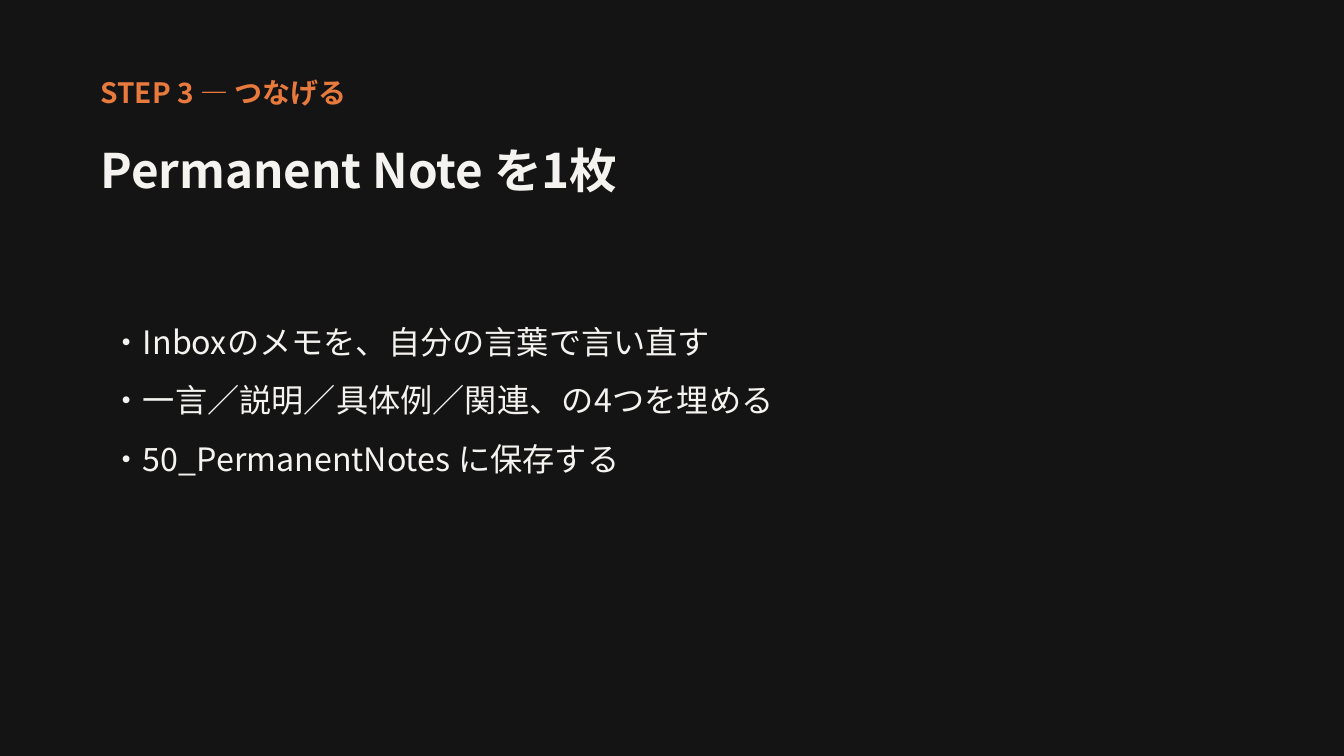
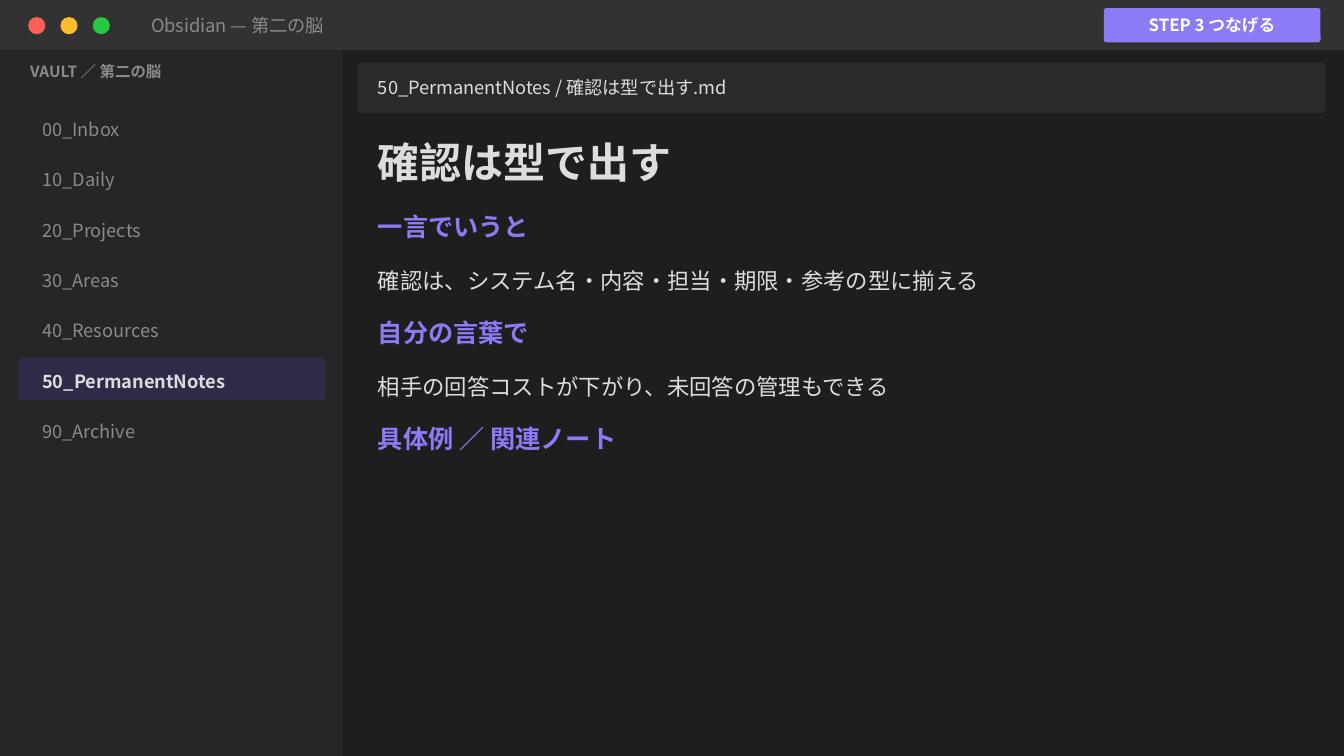
Before and after one commit to pi-poninc/e-learinging, a slide deck: slide 4 of content/47-sb-demo/slides.pptx. Drawn at 1344x756 pixels with LibreOffice and Linux fonts; fonts in the diff are those of the drawing. Boxes give left, top, right and bottom in pixels: in the first picture for what was removed or moved away, otherwise in the second. Text is boxed around its words. In the diff, an @@ line names an element or a change of style, - is before the commit and + after.

```diff
--- a/content/47-sb-demo/slides.pptx
+++ b/content/47-sb-demo/slides.pptx
@@ rectangle at box(0, 0, 1344, 756): fill #141414 to #1E1E1E @@
@@ rectangle added at box(0, 0, 1344, 50), fill #323232 @@
@@ ellipse added at box(28, 17, 45, 34), fill #FF5F56 @@
@@ ellipse added at box(60, 17, 78, 34), fill #FFBD2E @@
@@ ellipse added at box(93, 17, 110, 34), fill #27C93F @@
@@ text added at box(151, 17, 324, 33), 13 pt, text #8A8A8A @@
+Obsidian — 第二の脳
@@ rounded rectangle "STEP 3 つなげる": place and size @@
-rounded rectangle "STEP 3 つなげる" at box(101, 79, 347, 106)
+rounded rectangle "STEP 3 つなげる" at box(1104, 8, 1321, 42)
@@ rounded rectangle "STEP 3 つなげる" at box(1104, 8, 1321, 42): vertical alignment top to middle; fill none to #8B7CF6 @@
@@ text in rounded rectangle at box(1149, 17, 1275, 33): text changed; size 20 to 12 pt; text colour #E87A3E to #FFFFFF @@
-STEP 3 ― つなげる
+STEP 3 つなげる
@@ rectangle added at box(0, 50, 343, 756), fill #262626 @@
@@ text added at box(30, 64, 162, 78), 11 pt, text #8A8A8A, bold @@
+VAULT ／ 第二の脳
@@ rounded rectangle added at box(358, 63, 1326, 113), fill #2A2A2A @@
@@ text added at box(378, 78, 727, 97), 13 pt, text #DCDDDE @@
+50_PermanentNotes / 確認は型で出す.md
@@ text added at box(42, 121, 120, 139), 13 pt, text #8A8A8A @@
+00_Inbox
@@ text removed at box(101, 147, 617, 193) @@
-Permanent Note を1枚
@@ text added at box(378, 142, 672, 182), 30 pt, text #DCDDDE, bold @@
+確認は型で出す
@@ text added at box(42, 171, 115, 190), 13 pt, text #8A8A8A @@
+10_Daily
@@ text added at box(42, 223, 141, 241), 13 pt, text #8A8A8A @@
+20_Projects
@@ text added at box(378, 214, 529, 239), 18 pt, text #8B7CF6, bold @@
+一言でいうと
@@ text added at box(42, 274, 119, 290), 13 pt, text #8A8A8A @@
+30_Areas
@@ text added at box(378, 270, 979, 291), 16 pt, text #DCDDDE @@
+確認は、システム名・内容・担当・期限・参考の型に揃える
@@ text added at box(42, 324, 158, 340), 13 pt, text #8A8A8A @@
+40_Resources
@@ text removed at box(111, 327, 774, 476) @@
-・Inboxのメモを、自分の言葉で言い直す
-・一言／説明／具体例／関連、の4つを埋める
-・50_PermanentNotes に保存する
@@ text added at box(378, 320, 529, 345), 18 pt, text #8B7CF6, bold @@
+自分の言葉で
@@ rounded rectangle added at box(18, 358, 326, 400), fill #2E2A47 @@
@@ text added at box(42, 374, 225, 391), 13 pt, text #DCDDDE, bold @@
+50_PermanentNotes
@@ text added at box(378, 376, 889, 397), 16 pt, text #DCDDDE @@
+相手の回答コストが下がり、未回答の管理もできる
@@ text added at box(42, 423, 135, 441), 13 pt, text #8A8A8A @@
+90_Archive
@@ text added at box(378, 426, 616, 451), 18 pt, text #8B7CF6, bold @@
+具体例 ／ 関連ノート
```
Also in this commit, not shown: 2 other slides changed, 5 slides added, 5 slides removed, 1 other file.
